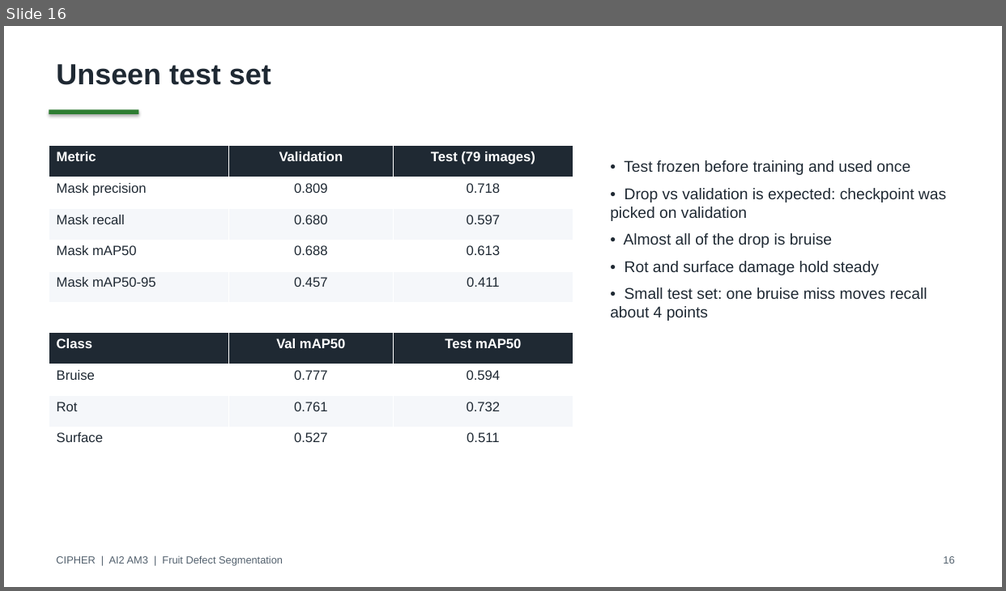
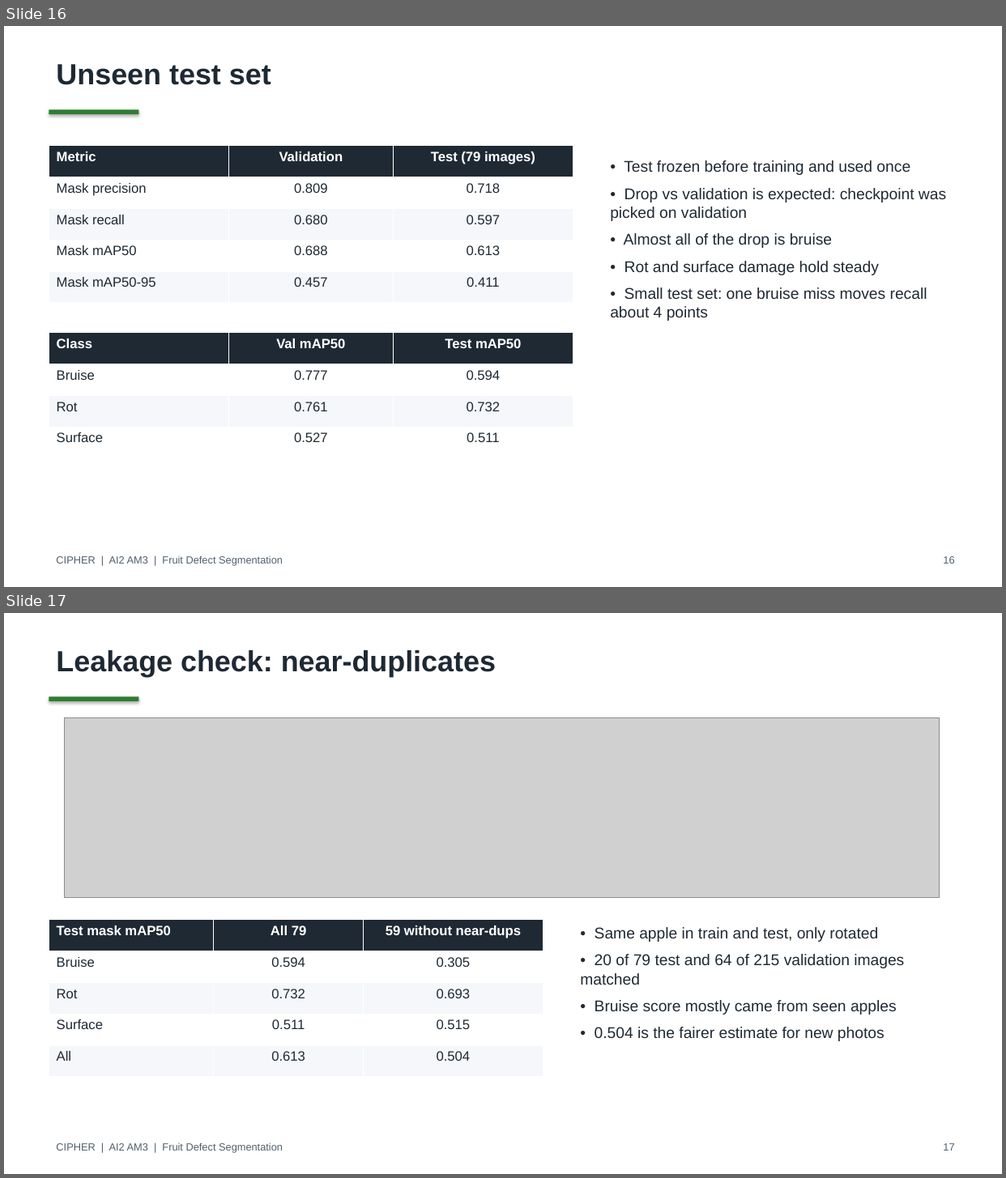
Before and after one commit to deangg/instancesegmentation, a slide deck: slides/CIPHER_AI2_Final_Defense.pptx. Shown one above the other, each under a label of ours: slide 16 before the commit, slides 16 and 17 after it. The pictures are 1006x591 and 1006x1178 pixels, drawn with LibreOffice and Linux fonts; fonts in the diff are those of the drawing; grey boxes stand for pictures. Boxes give left, top, right and bottom in pixels: in the first picture for what was removed or moved away, otherwise in the second. Text is boxed around its words. In the diff, an @@ line names an element or a change of style, - is before the commit and + after.

```diff
--- a/slides/CIPHER_AI2_Final_Defense.pptx
+++ b/slides/CIPHER_AI2_Final_Defense.pptx
@@ slide 17 added at [4, 613, 1002, 1174], background #FFFFFF @@
@@ text added at [56, 650, 496, 677], 28 pt, text #1F2933, bold @@
+Leakage check: near-duplicates
@@ rectangle added at [49, 697, 138, 701], fill #2E7D32 @@
@@ picture added at [65, 717, 939, 897] @@
@@ table added at [49, 920, 543, 1077], 5 rows, 3 columns @@
+Test mask mAP50 | All 79 | 59 without near-dups
+Bruise | 0.594 | 0.305
+Rot | 0.732 | 0.693
+Surface | 0.511 | 0.515
+All | 0.613 | 0.504
@@ text added at [580, 927, 904, 1041], 15 pt, text #1F2933 @@
+• Same apple in train and test, only rotated
+• 20 of 79 test and 64 of 215 validation images matched
+• Bruise score mostly came from seen apples
+• 0.504 is the fairer estimate for new photos
@@ text added at [56, 1143, 283, 1153], 10 pt, text #52606D @@
+CIPHER | AI2 AM3 | Fruit Defect Segmentation
@@ text added at [943, 1144, 954, 1151], 10 pt, text #52606D @@
+17
```
Also in this commit, not shown: 6 slides changed, 2 other slides added, 2 slides removed, 22 other files.
